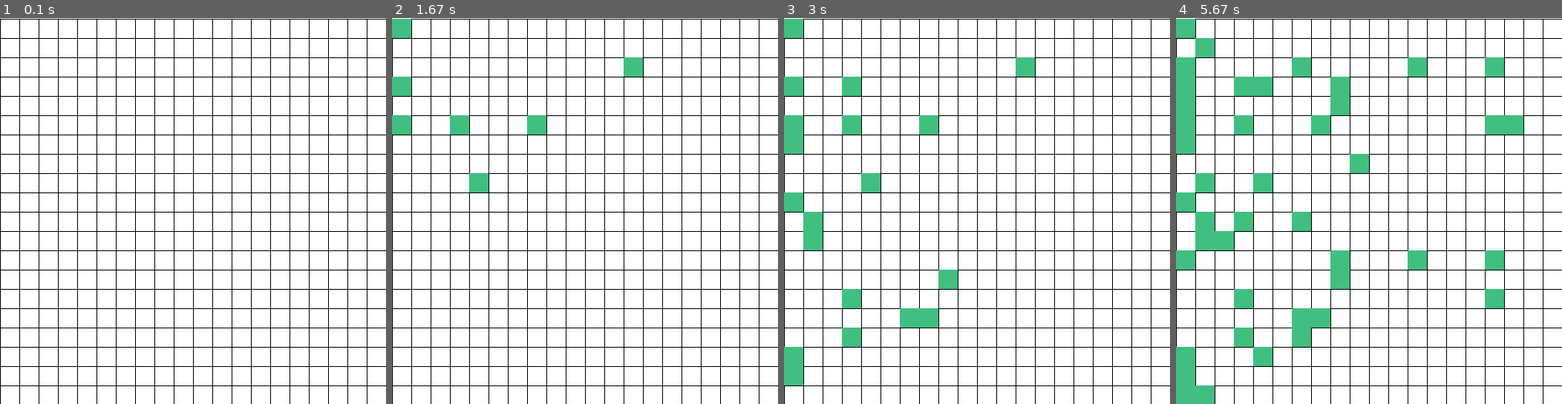
Above: before the commit, frames 1-4 (left to right).
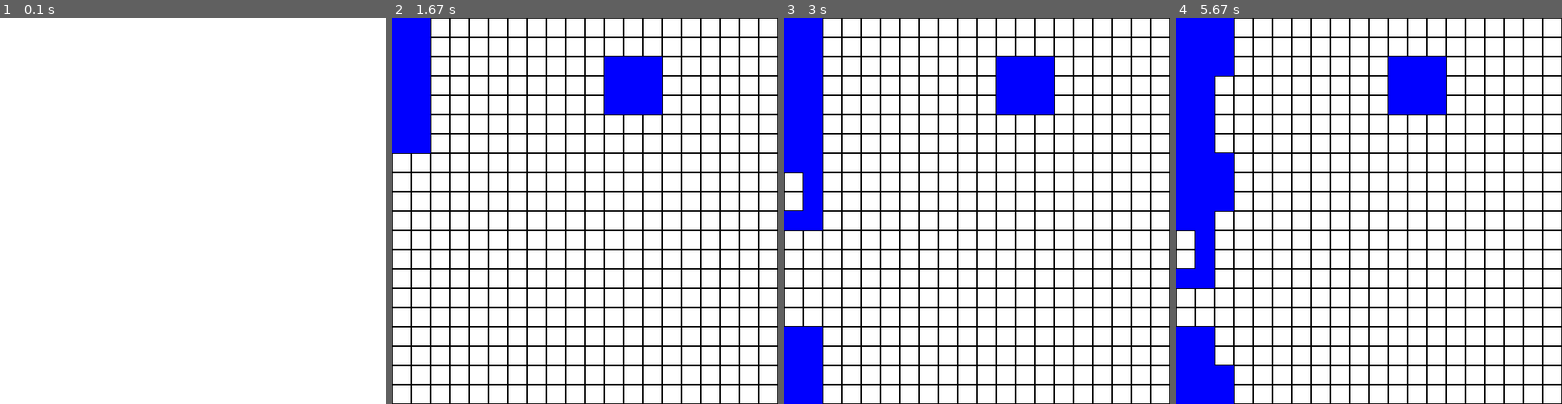
Above: after the commit, the same moments.

Repository: roogla/pathfinder
Game: pygame game, started from path_pygame.py
The game is run twice, just before and just after one commit, with the same random seed, the same clock (stepped at 60 frames per second) and the same inputs.
Inputs (mouse positions are in pixels of both pictures, inside the frame that each line leads up to):
- Up to frame 1 (0.1 s): no input
- Up to frame 2 (1.67 s): click (399, 25) at 0.38 s; click (642, 75) at 0.78 s; press the mouse at (399, 122) at 1.07 s; move the mouse to (465, 126) at 1.17 s; release the mouse at (530, 129) at 1.3 s; press the mouse at (399, 83) at 1.53 s; move the mouse to (473, 180) at 1.63 s
- Up to frame 3 (3 s): release the mouse at (938, 272) at 1.77 s; press the mouse at (791, 141) at 1.9 s; move the mouse to (818, 218) at 2 s; release the mouse at (845, 295) at 2.13 s; press the mouse at (791, 353) at 2.23 s; move the mouse to (857, 338) at 2.33 s; release the mouse at (919, 322) at 2.47 s; press the mouse at (791, 373) at 2.57 s; move the mouse to (822, 234) at 2.67 s; release the mouse at (849, 91) at 2.8 s; press the mouse at (791, 199) at 2.9 s
- Up to frame 4 (5.67 s): move the mouse to (1338, 253) at 3 s; release the mouse at (1488, 303) at 3.13 s; press the mouse at (1183, 64) at 3.23 s; move the mouse to (1345, 99) at 3.33 s; release the mouse at (1504, 133) at 3.47 s; press the mouse at (1203, 392) at 3.57 s; move the mouse to (1253, 361) at 3.67 s; release the mouse at (1303, 334) at 3.8 s; press the mouse at (1203, 180) at 3.9 s; move the mouse to (1311, 222) at 4 s; release the mouse at (1415, 265) at 4.13 s; press the mouse at (1183, 392) at 4.23 s; move the mouse to (1222, 238) at 4.33 s; release the mouse at (1260, 83) at 4.47 s; press the mouse at (1183, 102) at 4.57 s; move the mouse to (1341, 87) at 4.67 s; release the mouse at (1500, 72) at 4.8 s; press the mouse at (1203, 45) at 4.9 s; move the mouse to (1349, 156) at 5 s; release the mouse at (1496, 268) at 5.13 s; press the mouse at (1203, 392) at 5.23 s; move the mouse to (1249, 230) at 5.33 s; release the mouse at (1295, 68) at 5.47 s; press the mouse at (1183, 257) at 5.57 s

The runs differ from the first frame. In frame 1, 7.8% of the frame differs, in the area x 0-100%, y 0-100%; in frame 2, 20%; in frame 3, 25%; in frame 4, 31%.

Commit message:
bang-a-rang! Got detection logic for surrounding squares. Up next will be destination detection. distances via distance formula and automation.

Diff:
--- /dev/null
+++ b/grid.py
@@ -0,0 +1,28 @@
+class GridMatrix:
+    def __init__(self, width, height):
+        self.width = width
+        self.height = height
+        self.rects = []
+
+    def create_rects(self):
+        dim_x = self.width // 25
+        dim_y = self.height // 25
+        for n in range(0, dim_x):
+            for m in range(0, dim_y):
+                self.rects.append({
+                    'coord': [n, m],
+                    'grid': [0 + n * 25, 0 + m * 25, 25, 25],
+                    'screen': None,
+                    'color': None,
+                    'fill': 1
+                })
+        return self.rects
+
+    def find_nine(self, coord, color):
+        a = coord[0] - 1
+        b = coord[1] - 1
+        return_list = []
+        for i in range(0, 3):
+            for j in range(0, 3):
+                return_list.append([a + i, b + j])
+        return return_list
--- a/path_pygame.py
+++ b/path_pygame.py
@@ -1,24 +1,32 @@
 import pygame
 import sys
-from find import logic
+from grid import *
+
+star_grid = GridMatrix(500, 500)
+rect_list = star_grid.create_rects()
+white = [255, 255, 255]
+black = [0, 0, 0]
+blue = [0, 0, 255]
+
+screen = pygame.display.set_mode([star_grid.width, star_grid.height])
+pygame.display.set_caption("A* path finder")
+
+for square_obj in rect_list:
+    square_obj['screen'] = screen
+    square_obj['color'] = black
+
+
+def change_color(some_list):
+    for item in rect_list:
+        for coord in some_list:
+            if item['coord'] == coord:
+                item['color'] = blue
+                item['fill'] = 0
+
 
 def main():
     pygame.init()
-    size = width, height = 500, 500
-    white = [255, 255, 255]
-    green = [64, 191, 128]
-    black = [0, 0, 0]
-    rectal_list = []
-
-    screen = pygame.display.set_mode(size)
-    pygame.display.set_caption("A* path finder")
-    drag = False
-
-    for i in range(0, (size[0] // 25) + 1):
-        for j in range(0, (size[1] // 25) + 1):
-            rectal_list.append([screen, black, [0 + j * 25, 1 + i * 25, 26, 26], 1, 0, 0])
-    print(rectal_list)
-
+    return_to_parse = []
     while 1:
         screen.fill(white)
         pointer_pos = pygame.mouse.get_pos()
@@ -27,26 +35,18 @@
             if event.type == pygame.QUIT:
                 sys.exit()
 
-        for n in range(len(rectal_list)):
-            pygame.draw.rect(rectal_list[n][0], rectal_list[n][1], rectal_list[n][2], rectal_list[n][3])
-            my_rectal = pygame.Rect(rectal_list[n][2])
+            for n in rect_list:
+                my_rectal = pygame.Rect(n['grid'])
+                pygame.draw.rect(n['screen'], n['color'], n['grid'], n['fill'])
 
-            if event.type == pygame.MOUSEBUTTONDOWN:
-                if event.button == 1:
-                    if my_rectal.collidepoint(pointer_pos):
-                        drag = True
-                        rectal_list[n][3], rectal_list[n][1] = 0, green
-                        logic(rectal_list[n])
+                if event.type == pygame.MOUSEBUTTONDOWN:
+                    if event.button == 1:
+                        if my_rectal.collidepoint(pointer_pos):
+                            n['fill'] = 0
+                            return_to_parse = star_grid.find_nine(n['coord'], n['color'])
+                            change_color(return_to_parse)
 
-            elif event.type == pygame.MOUSEBUTTONUP:
-                if event.button == 1:
-                    drag = False
+            pygame.display.flip()
 
-            elif event.type == pygame.MOUSEMOTION:
-                if drag:
-                    if my_rectal.collidepoint(pointer_pos):
-                        rectal_list[n][3], rectal_list[n][1] = 0, green
-
-        pygame.display.flip()
 
 main()
